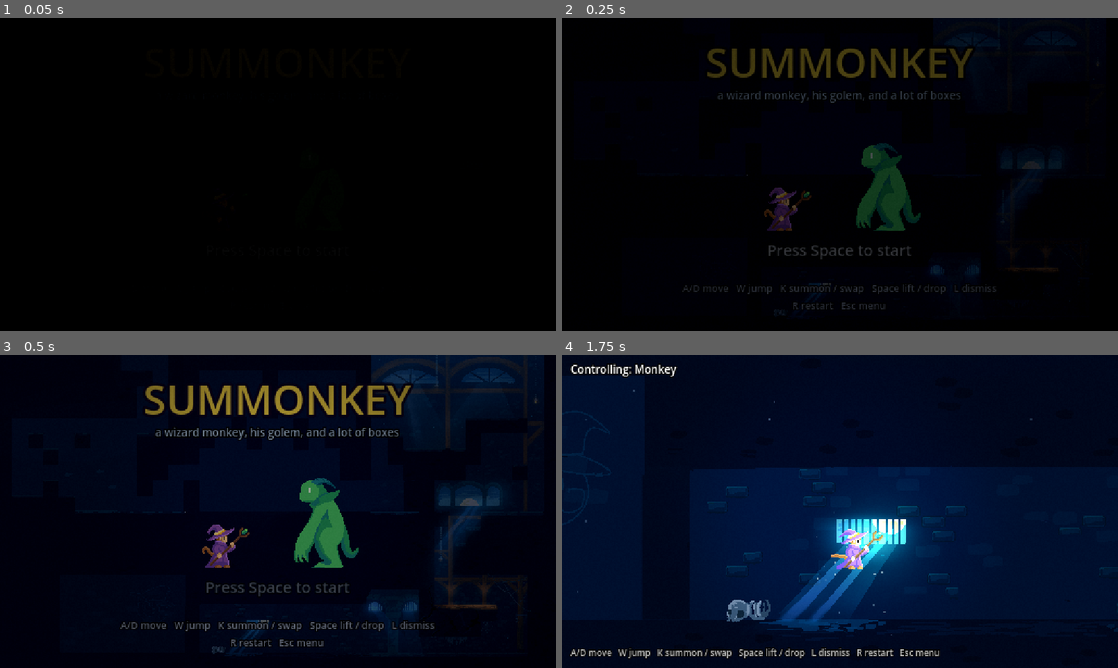
Above: before the commit, frames 1-4 (two rows, left to right).
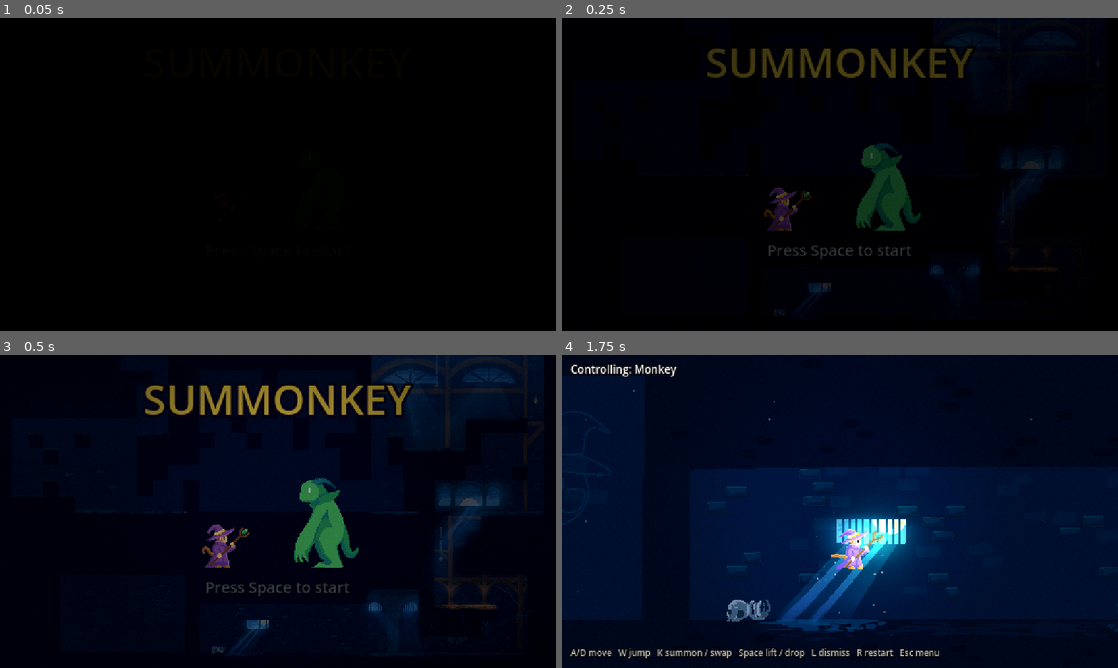
Above: after the commit, the same moments.

Repository: tangedy/summonkey
Game: Godot game, scene res://scenes/title.tscn
Same seed, same stepped clock (60 frames per second), same inputs: the game is played once before the commit and once after it.
Inputs (mouse positions are in pixels of both pictures, inside the frame that each line leads up to):
- Up to frame 1 (0.05 s): no input
- Up to frame 2 (0.25 s): no input
- Up to frame 3 (0.5 s): no input
- Up to frame 4 (1.75 s): tap Space (lift) at 0.5, 0.8, 1.35 s; move the mouse to (962, 495) at 0.52 s; hold L (dismiss) 0.53-1.28 s; hold D (move_right) from 0.53 s (still down); click (962, 495) at 0.67 s; tap W (jump) at 0.77, 1.07, 1.52 s; move the mouse to (728, 527) at 1.27 s; tap K (summon) at 1.55 s

The runs differ from the first frame. In frame 2, 0.8% of the frame differs, in the area x 21-79%, y 23-94%; in frame 3, 1.7%, in the area x 21-79%, y 22-94%; in frame 4, nothing differs.

Commit message:
Add itch.io web export, fix carried-crate collision, sound fixes
- Web export preset (single-threaded, ships level .txt, skips tools/)
  and tools/export_web.sh to build and zip for itch.io
- Compatibility renderer feature tag for browser builds
- Golem's own hitbox for carried crates so they collide with walls again
- Crate landing plays the drop thud (once per stack); monkey footsteps
  boosted and skip the recording's silent intro
- Title screen: remove tagline and controls text
- Carry-collision test script

Co-Authored-By: Claude Opus 5.5 <noreply@anthropic.com>

Diff:
--- a/project.godot
+++ b/project.godot
@@ -12,7 +12,7 @@
 
 config/name="summonkey"
 run/main_scene="res://scenes/title.tscn"
-config/features=PackedStringArray("4.7", "Forward Plus")
+config/features=PackedStringArray("4.7", "GL Compatibility")
 config/icon="res://icon.svg"
 
 [autoload]
@@ -27,37 +27,49 @@
 window/size/window_width_override=1536
 window/size/window_height_override=864
 window/stretch/mode="viewport"
-window/stretch/aspect="keep"
 
 [input]
 
 move_left={
 "deadzone": 0.2,
-"events": [Object(InputEventKey,"resource_local_to_scene":fa …(209 unchanged characters)… "location":0,"echo":false,"script":null), Object(InputEventKey,"resource_local_to_scene":false,"resource_name":"","device":-1,"window_id":0,"alt_pressed":false,"shift_pressed":false,"ctrl_pressed":false,"meta_pressed":false,"pressed":false,"keycode":0,"physical_keycode":4194319,"key_label":0,"unicode":0,"location":0,"echo":false,"script":null)]
+"events": [Object(InputEventKey,"resource_local_to_scene":fa …(209 unchanged characters)… "location":0,"echo":false,"script":null)
+, Object(InputEventKey,"resource_local_to_scene":false,"resource_name":"","device":-1,"window_id":0,"alt_pressed":false,"shift_pressed":false,"ctrl_pressed":false,"meta_pressed":false,"pressed":false,"keycode":0,"physical_keycode":4194319,"key_label":0,"unicode":0,"location":0,"echo":false,"script":null)
+]
 }
 move_right={
 "deadzone": 0.2,
-"events": [Object(InputEventKey,"resource_local_to_scene":fa …(209 unchanged characters)… "location":0,"echo":false,"script":null), Object(InputEventKey,"resource_local_to_scene":false,"resource_name":"","device":-1,"window_id":0,"alt_pressed":false,"shift_pressed":false,"ctrl_pressed":false,"meta_pressed":false,"pressed":false,"keycode":0,"physical_keycode":4194321,"key_label":0,"unicode":0,"location":0,"echo":false,"script":null)]
+"events": [Object(InputEventKey,"resource_local_to_scene":fa …(209 unchanged characters)… "location":0,"echo":false,"script":null)
+, Object(InputEventKey,"resource_local_to_scene":false,"resource_name":"","device":-1,"window_id":0,"alt_pressed":false,"shift_pressed":false,"ctrl_pressed":false,"meta_pressed":false,"pressed":false,"keycode":0,"physical_keycode":4194321,"key_label":0,"unicode":0,"location":0,"echo":false,"script":null)
+]
 }
 jump={
 "deadzone": 0.2,
-"events": [Object(InputEventKey,"resource_local_to_scene":fa …(209 unchanged characters)… "location":0,"echo":false,"script":null), Object(InputEventKey,"resource_local_to_scene":false,"resource_name":"","device":-1,"window_id":0,"alt_pressed":false,"shift_pressed":false,"ctrl_pressed":false,"meta_pressed":false,"pressed":false,"keycode":0,"physical_keycode":4194320,"key_label":0,"unicode":0,"location":0,"echo":false,"script":null), Object(InputEventKey,"resource_local_to_scene":false,"resource_name":"","device":-1,"window_id":0,"alt_pressed":false,"shift_pressed":false,"ctrl_pressed":false,"meta_pressed":false,"pressed":false,"keycode":0,"physical_keycode":90,"key_label":0,"unicode":0,"location":0,"echo":false,"script":null)]
+"events": [Object(InputEventKey,"resource_local_to_scene":fa …(209 unchanged characters)… "location":0,"echo":false,"script":null)
+, Object(InputEventKey,"resource_local_to_scene":false,"resource_name":"","device":-1,"window_id":0,"alt_pressed":false,"shift_pressed":false,"ctrl_pressed":false,"meta_pressed":false,"pressed":false,"keycode":0,"physical_keycode":4194320,"key_label":0,"unicode":0,"location":0,"echo":false,"script":null)
+, Object(InputEventKey,"resource_local_to_scene":false,"resource_name":"","device":-1,"window_id":0,"alt_pressed":false,"shift_pressed":false,"ctrl_pressed":false,"meta_pressed":false,"pressed":false,"keycode":0,"physical_keycode":90,"key_label":0,"unicode":0,"location":0,"echo":false,"script":null)
+]
 }
 summon={
 "deadzone": 0.2,
-"events": [Object(InputEventKey,"resource_local_to_scene":fa …(209 unchanged characters)… "location":0,"echo":false,"script":null), Object(InputEventKey,"resource_local_to_scene":false,"resource_name":"","device":-1,"window_id":0,"alt_pressed":false,"shift_pressed":false,"ctrl_pressed":false,"meta_pressed":false,"pressed":false,"keycode":0,"physical_keycode":88,"key_label":0,"unicode":0,"location":0,"echo":false,"script":null)]
+"events": [Object(InputEventKey,"resource_local_to_scene":fa …(209 unchanged characters)… "location":0,"echo":false,"script":null)
+, Object(InputEventKey,"resource_local_to_scene":false,"resource_name":"","device":-1,"window_id":0,"alt_pressed":false,"shift_pressed":false,"ctrl_pressed":false,"meta_pressed":false,"pressed":false,"keycode":0,"physical_keycode":88,"key_label":0,"unicode":0,"location":0,"echo":false,"script":null)
+]
 }
 lift={
 "deadzone": 0.2,
-"events": [Object(InputEventKey,"resource_local_to_scene":fa …(209 unchanged characters)… "location":0,"echo":false,"script":null), Object(InputEventKey,"resource_local_to_scene":false,"resource_name":"","device":-1,"window_id":0,"alt_pressed":false,"shift_pressed":false,"ctrl_pressed":false,"meta_pressed":false,"pressed":false,"keycode":0,"physical_keycode":74,"key_label":0,"unicode":0,"location":0,"echo":false,"script":null)]
+"events": [Object(InputEventKey,"resource_local_to_scene":fa …(209 unchanged characters)… "location":0,"echo":false,"script":null)
+, Object(InputEventKey,"resource_local_to_scene":false,"resource_name":"","device":-1,"window_id":0,"alt_pressed":false,"shift_pressed":false,"ctrl_pressed":false,"meta_pressed":false,"pressed":false,"keycode":0,"physical_keycode":74,"key_label":0,"unicode":0,"location":0,"echo":false,"script":null)
+]
 }
 dismiss={
 "deadzone": 0.2,
-"events": [Object(InputEventKey,"resource_local_to_scene":fa …(209 unchanged characters)… "location":0,"echo":false,"script":null)]
+"events": [Object(InputEventKey,"resource_local_to_scene":fa …(209 unchanged characters)… "location":0,"echo":false,"script":null)
+]
 }
 restart={
 "deadzone": 0.2,
-"events": [Object(InputEventKey,"resource_local_to_scene":fa …(209 unchanged characters)… "location":0,"echo":false,"script":null)]
+"events": [Object(InputEventKey,"resource_local_to_scene":fa …(209 unchanged characters)… "location":0,"echo":false,"script":null)
+]
 }
 
 [layer_names]
@@ -75,5 +87,7 @@
 [rendering]
 
 textures/canvas_textures/default_texture_filter=0
+rendering_device/driver.windows="d3d12"
+renderer/rendering_method="gl_compatibility"
+renderer/rendering_method.mobile="gl_compatibility"
 2d/snap/snap_2d_transforms_to_pixel=true
-rendering_device/driver.windows="d3d12"
--- a/scenes/golem.tscn
+++ b/scenes/golem.tscn
@@ -37,6 +37,10 @@
 position = Vector2(0, -39)
 shape = SubResource("RectangleShape2D_body")
 
+[node name="StackShape" type="CollisionShape2D" parent="."]
+disabled = true
+shape = SubResource("RectangleShape2D_stack")
+
 [node name="CarriedStack" type="AnimatableBody2D" parent="."]
 collision_layer = 2
 collision_mask = 0
--- a/scenes/title.tscn
+++ b/scenes/title.tscn
@@ -51,20 +51,6 @@
 text = "SUMMONKEY"
 horizontal_alignment = 1
 
-[node name="Tagline" type="Label" parent="."]
-layout_mode = 1
-anchors_preset = 10
-anchor_right = 1.0
-offset_top = 64.0
-offset_bottom = 80.0
-grow_horizontal = 2
-theme_override_colors/font_color = Color(0.8, 0.9, 1, 0.9)
-theme_override_colors/font_outline_color = Color(0, 0, 0, 1)
-theme_override_constants/outline_size = 4
-theme_override_font_sizes/font_size = 10
-text = "a wizard monkey, his golem, and a lot of boxes"
-horizontal_alignment = 1
-
 [node name="Monkey" type="AnimatedSprite2D" parent="."]
 position = Vector2(206, 196)
 scale = Vector2(1, 1)
@@ -100,24 +86,6 @@
 text = "Press Space to start"
 horizontal_alignment = 1
 
-[node name="Controls" type="Label" parent="."]
-layout_mode = 1
-anchors_preset = 12
-anchor_top = 1.0
-anchor_right = 1.0
-anchor_bottom = 1.0
-offset_top = -46.0
-offset_bottom = -8.0
-grow_horizontal = 2
-grow_vertical = 0
-theme_override_colors/font_color = Color(0.85, 0.9, 1, 0.8)
-theme_override_colors/font_outline_color = Color(0, 0, 0, 1)
-theme_override_constants/outline_size = 4
-theme_override_font_sizes/font_size = 9
-text = "A/D move   W jump   K summon / swap   Space lift / drop   L dismiss
-R restart   Esc menu"
-horizontal_alignment = 1
-
 [node name="WorldEnvironment" type="WorldEnvironment" parent="."]
 environment = ExtResource("6_env")
 
--- a/scripts/golem.gd
+++ b/scripts/golem.gd
@@ -48,13 +48,18 @@
 @onready var sprite: AnimatedSprite2D = $Sprite
 @onready var particles: AnimatedSprite2D = $Particles
 @onready var carried_body: AnimatableBody2D = $CarriedStack
-@onready var stack_shape: CollisionShape2D = $CarriedStack/Shape
+## The golem's own hitbox for the crates it holds: keeps the stack from
+## passing through walls, ceilings and other crates.
+@onready var stack_shape: CollisionShape2D = $StackShape
+## Same box on a separate body (boxes layer): what the monkey stands on.
+@onready var platform_shape: CollisionShape2D = $CarriedStack/Shape
 @onready var stack_visual: Node2D = $StackVisual
 @onready var aura: PointLight2D = $Aura
 
 
 func _ready() -> void:
 	stack_shape.shape = stack_shape.shape.duplicate()
+	platform_shape.shape = stack_shape.shape
 	# The carried crates are a separate solid body (boxes layer) so the monkey
 	# can stand on them while walking straight through the golem itself.
 	add_collision_exception_with(carried_body)
@@ -288,10 +293,12 @@
 func _set_carried(n: int) -> void:
 	carried = n
 	stack_shape.disabled = n == 0
+	platform_shape.disabled = n == 0
 	# 2px slack on top so a stack fits through corridors exactly its height.
 	var top := CARRY_HEIGHT + n * TILE - 2.0
 	(stack_shape.shape as RectangleShape2D).size = Vector2(41, top - CARRY_HEIGHT)
 	stack_shape.position = Vector2(0, -(top + CARRY_HEIGHT) / 2.0)
+	platform_shape.position = stack_shape.position
 	for child in stack_visual.get_children():
 		child.queue_free()
 	for i in n:
--- a/scripts/sfx.gd
+++ b/scripts/sfx.gd
@@ -8,25 +8,27 @@
 const DIR := "res://assets/sfx/"
 const EXTENSIONS := ["wav", "ogg", "mp3"]
 
-## slot name -> [volume_db, random pitch spread]
+## slot name -> [volume_db, random pitch spread, (optional) loop start seconds]
 const SLOTS := {
 	# monkey
 	&"jump": [-4.0, 0.06],
 	&"land": [-8.0, 0.08],
-	&"monkey_step": [-14.0, 0.12],
+	# This recording is ~35 dB quieter than the others and opens with ~1 s of
+	# near-silence, hence the boost and the loop start offset.
+	&"monkey_step": [0, 0.0, 1.0],
 	&"summon": [-2.0, 0.0],
 	&"summon_fail": [-4.0, 0.0],
 	&"swap": [-6.0, 0.05],
 	# golem
 	&"golem_appear": [-3.0, 0.0],
-	&"golem_step": [-10.0, 0.1],
+	&"golem_step": [-10.0, 0.0],
 	&"lift": [-4.0, 0.04],
 	&"drop": [-4.0, 0.04],
 	&"golem_warning": [-6.0, 0.0],
 	&"dismiss": [-3.0, 0.0],
 	&"deny": [-6.0, 0.05],
 	# world
-	&"box_land": [-6.0, 0.1],
+	&"box_land": [-3.0, 0.08],
 	&"banana": [0.0, 0.0],
 	# menus
 	&"menu_select": [-4.0, 0.0],
@@ -37,6 +39,7 @@
 var _players: Array[AudioStreamPlayer] = []
 var _next := 0
 var _loops := {}
+var _last_played := {}
 
 
 func _ready() -> void:
@@ -60,6 +63,11 @@
 		return
 	if not _streams.has(slot):
 		return
+	# A stack of crates landing together should thud once, not three times.
+	var now := Time.get_ticks_msec()
+	if now - int(_last_played.get(slot, -1000)) < 60:
+		return
+	_last_played[slot] = now
 	var cfg: Array = SLOTS[slot]
 	var p := _players[_next]
 	_next = (_next + 1) % VOICES
@@ -80,12 +88,16 @@
 			var stream: AudioStream = _streams[slot].duplicate()
 			if "loop" in stream:
 				stream.loop = true
+			var start: float = SLOTS[slot][2] if SLOTS[slot].size() > 2 else 0.0
+			if "loop_offset" in stream:
+				stream.loop_offset = start
 			p.stream = stream
 			p.volume_db = SLOTS[slot][0]
 			add_child(p)
 			_loops[slot] = p
 		if not p.playing:
-			p.play()
+			var cfg: Array = SLOTS[slot]
+			p.play(cfg[2] if cfg.size() > 2 else 0.0)
 	elif p and p.playing:
 		p.stop()
 
--- a/tools/playtest.gd
+++ b/tools/playtest.gd
@@ -70,6 +70,11 @@
 			if g.global_position.x >= 1330.0 or t > 3.0:
 				Input.action_release("move_right")
 				if absf(g.velocity.x) < 1.0:
+					# The tunnel ceiling at (27,16) must stop the carried crate.
+					if g.global_position.x > 1200.0:
+						fail("carried crate passed through the wall (golem x=%.1f)" % g.global_position.x)
+						return true
+					note("carried crate blocked by wall at golem x=%.1f" % g.global_position.x)
 					tap("lift")
 					next()
 		6:
--- /dev/null
+++ b/tools/test_carry_collision.gd
@@ -0,0 +1,34 @@
+extends SceneTree
+## Golem carrying 2 crates in the alcove at col 25 walks left; only the
+## crates (row 15) can hit the wall at (23,15). Should stop at x ~1100.
+
+var t := 0.0
+var g: Golem
+
+
+func _initialize() -> void:
+	change_scene_to_file("res://scenes/game.tscn")
+
+
+func _process(delta: float) -> bool:
+	t += delta
+	var game := current_scene
+	if game == null or not game.is_node_ready():
+		return false
+	if g == null and t > 0.5:
+		g = preload("res://scenes/golem.tscn").instantiate()
+		g.level = game.level
+		g.monkey = game.monkey
+		g.position = Level.feet_position(Vector2i(25, 18))
+		game.add_child(g)
+		g.state = Golem.State.ACTIVE
+		g._set_carried(2)
+		g.controlled = true
+		game.monkey.controlled = false
+		Input.action_press("move_left")
+	if g and t > 3.0:
+		print("[carry] golem x=%.1f (wall face at 1080, crate half-width 20.5 -> expect >= 1100)" % g.global_position.x)
+		print("[carry] stack shape disabled=%s pos=%s size=%s" % [g.stack_shape.disabled, g.stack_shape.position, g.stack_shape.shape.size])
+		quit()
+		return true
+	return false
Not shown, added: assets/sfx/box_land.mp3.import
Not shown, removed: assets/sfx/drop.mp3.import
Not shown, added: export_presets.cfg
Not shown, added: tools/test_carry_collision.gd.uid
Not shown, added: assets/sfx/box_land.mp3
Not shown, added: tools/export_web.sh
